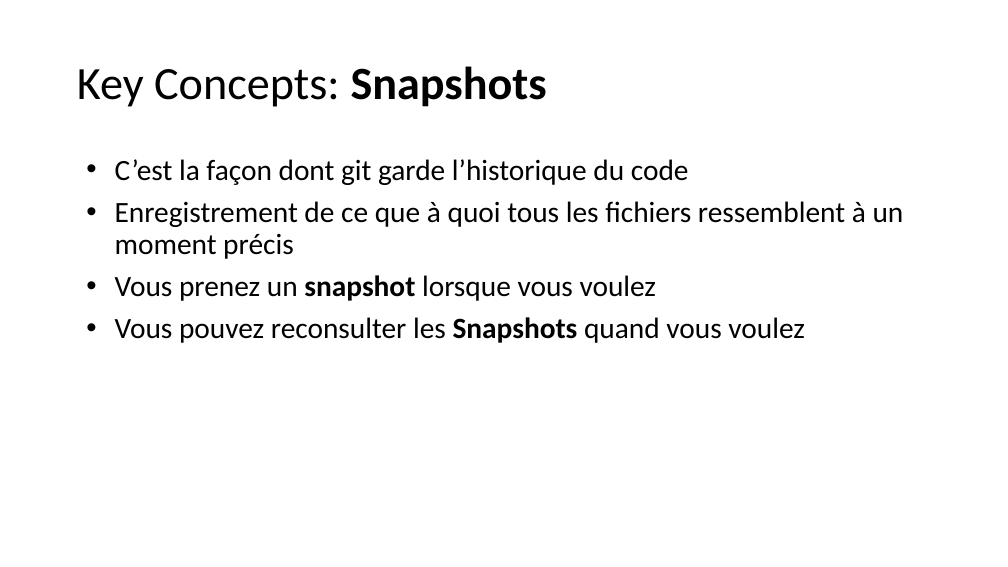
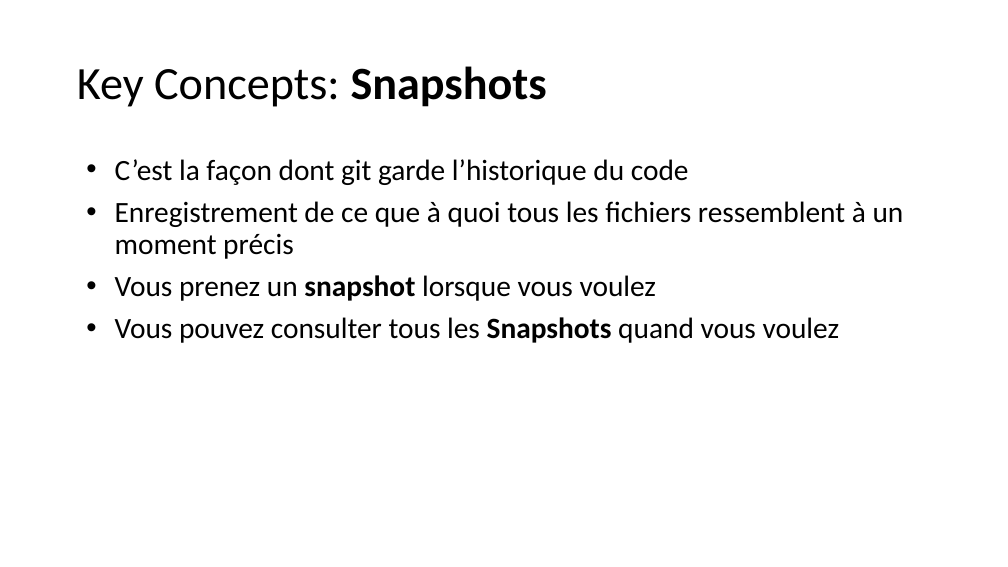
Before and after one commit to PolyCortex/Tuto-Git, a slide deck: slide 6 of Git-Tutorial-Good.pptx. Drawn at 1008x567 pixels with LibreOffice and Linux fonts; fonts in the diff are those of the drawing. Boxes give left, top, right and bottom in pixels: in the first picture for what was removed or moved away, otherwise in the second. Text is boxed around its words. In the diff, an @@ line names an element or a change of style, - is before the commit and + after.

```diff
--- a/Git-Tutorial-Good.pptx
+++ b/Git-Tutorial-Good.pptx
@@ text at box(115, 317, 840, 343): text changed @@
-• Vous pouvez reconsulter les Snapshots quand vous voulez
+• Vous pouvez consulter tous les Snapshots quand vous voulez
```
Also in this commit, not shown: 11 other slides changed, 1 other file.
